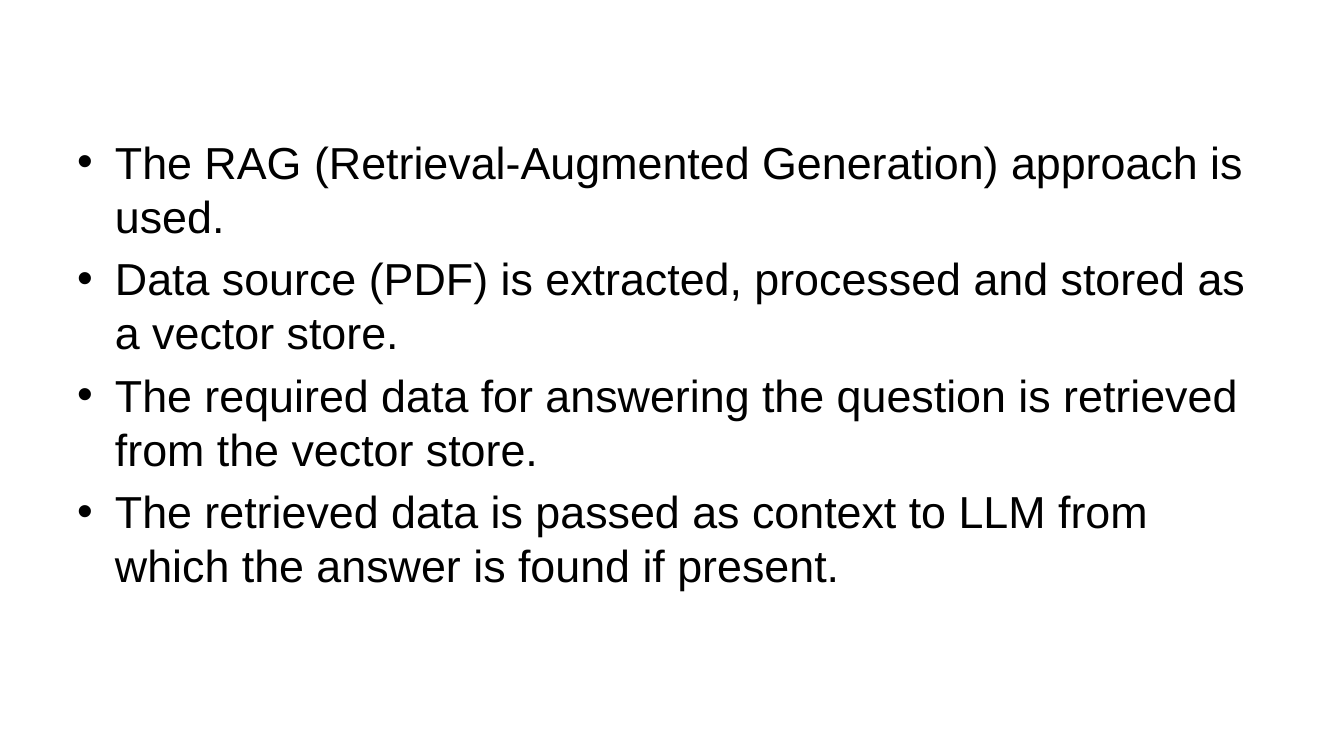
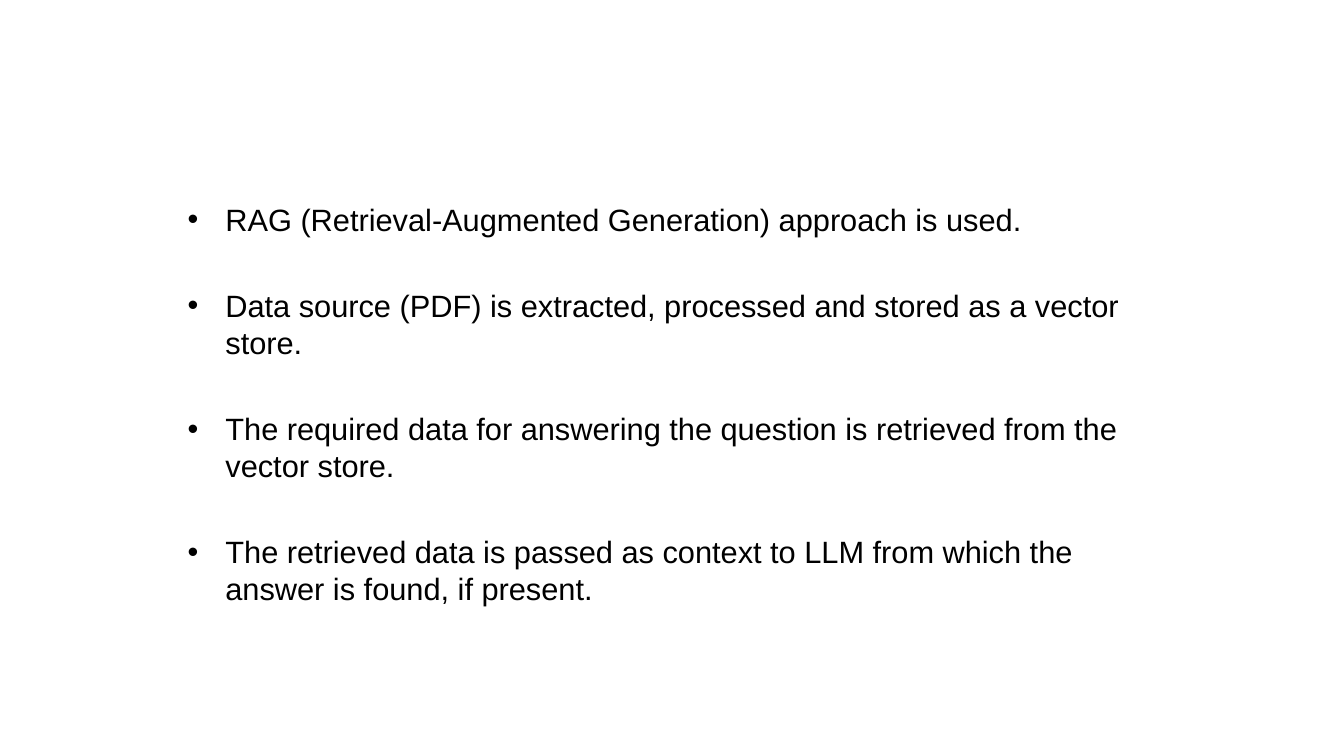
Before and after one commit to rgkannan676/Financial_Q-A_Chatbot, a slide deck: slide 5 of Kannan_QA_Chatbot_Assignment.pptx (slide 2 before the commit). Drawn at 1344x756 pixels with LibreOffice and Linux fonts; fonts in the diff are those of the drawing; background and template pictures are left out. Boxes give left, top, right and bottom in pixels: in the first picture for what was removed or moved away, otherwise in the second. Text is boxed around its words. In the diff, an @@ line names an element or a change of style, - is before the commit and + after.

```diff
--- a/Kannan_QA_Chatbot_Assignment.pptx
+++ b/Kannan_QA_Chatbot_Assignment.pptx
@@ text "RAG (Retrieval-Augmented Generation) approach is ...": place and size @@
-text "RAG (Retrieval-Augmented Generation) approach is ..." at <box>115,146,1245,591</box>
+text "RAG (Retrieval-Augmented Generation) approach is ..." at <box>225,208,1119,606</box>
@@ text at <box>225,208,1021,237</box>: text changed; size 32 to 22 pt @@
-• The RAG (Retrieval-Augmented Generation) approach is used.
+• RAG (Retrieval-Augmented Generation) approach is used.
@@ text at <box>225,294,1119,478</box>: size 32 to 22 pt in "Data source (PDF) is extracted, processed and ...", "The required data for answering the question ..."; less space between paragraphs @@
@@ text at <box>225,540,1073,606</box>: text changed; size 32 to 22 pt @@
-• The retrieved data is passed as context to LLM from which the answer is found if present.
+• The retrieved data is passed as context to LLM from which the answer is found, if present.
```
Also in this commit, not shown: 5 other slides changed, 4 slides added, 1 slide removed.
